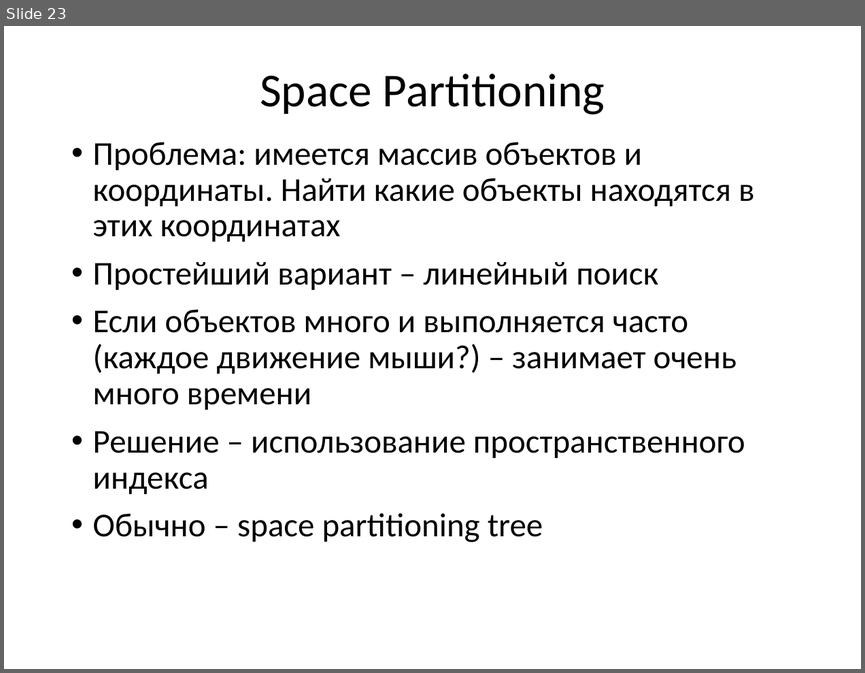
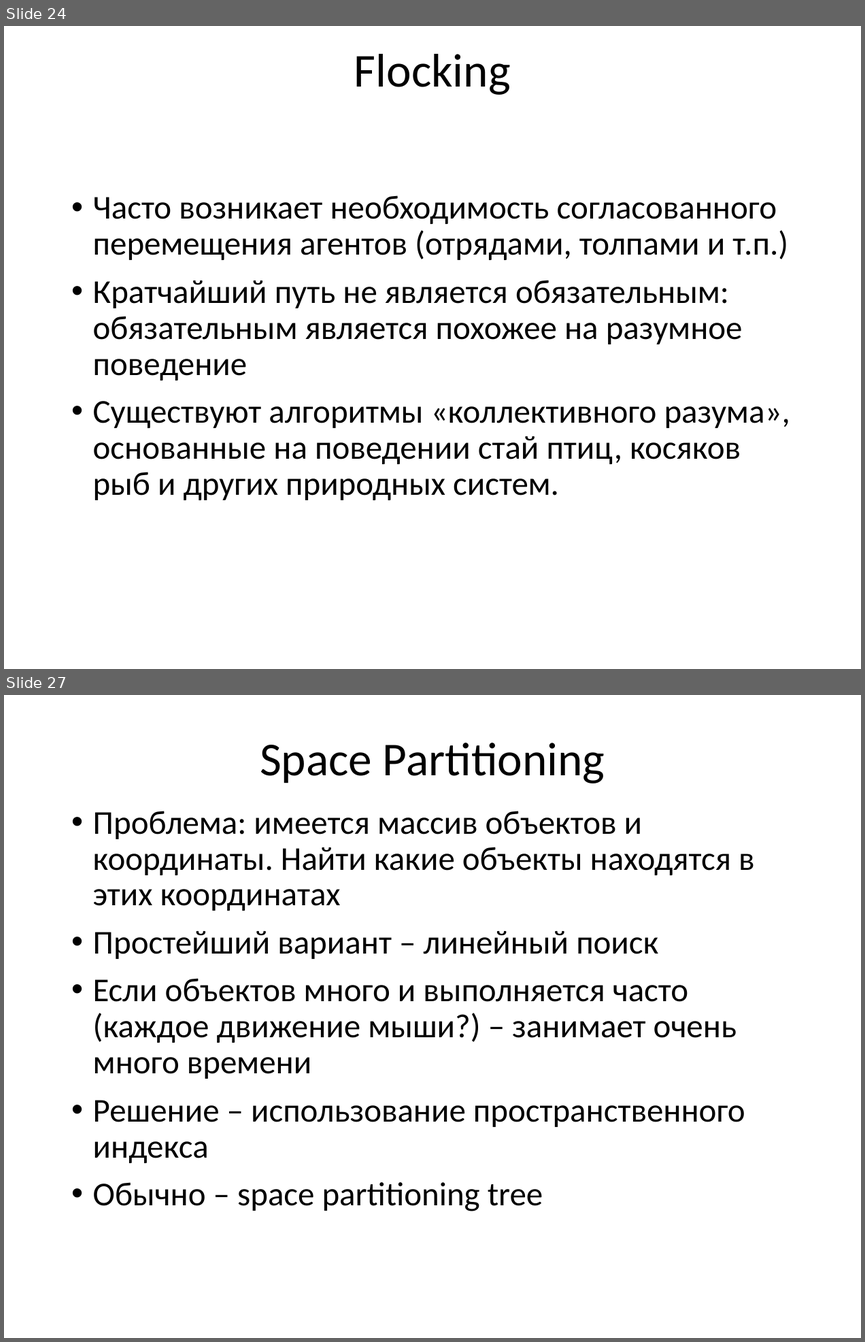
Before and after one commit to schadov/241m-lectures, a slide deck: Algorithms.pptx. Shown one above the other, each under a label of ours: slide 23 before the commit, slides 24 and 27 after it; the slides between them are not shown. The pictures are 865x673 and 865x1342 pixels, drawn with LibreOffice and Linux fonts; fonts in the diff are those of the drawing. Boxes give left, top, right and bottom in pixels: in the first picture for what was removed or moved away, otherwise in the second. Text is boxed around its words. In the diff, an @@ line names an element or a change of style, - is before the commit and + after.

```diff
--- a/Algorithms.pptx
+++ b/Algorithms.pptx
@@ slide 24 added at [4,26,861,669], background #FFFFFF @@
@@ title added at [354,54,511,95], 39.6 pt, text #000000 @@
+Flocking
@@ text added at [93,195,790,500], 28 pt, text #000000 @@
+• Часто возникает необходимость согласованного перемещения агентов (отрядами, толпами и т.п.)
+• Кратчайший путь не является обязательным: обязательным является похожее на разумное поведение
+• Существуют алгоритмы «коллективного разума», основанные на поведении стай птиц, косяков рыб и других природных систем.
@@ what was slide 23 is now slide 27 @@
```
Also in this commit, not shown: 7 slides changed, 5 other slides added, 1 slide removed.
